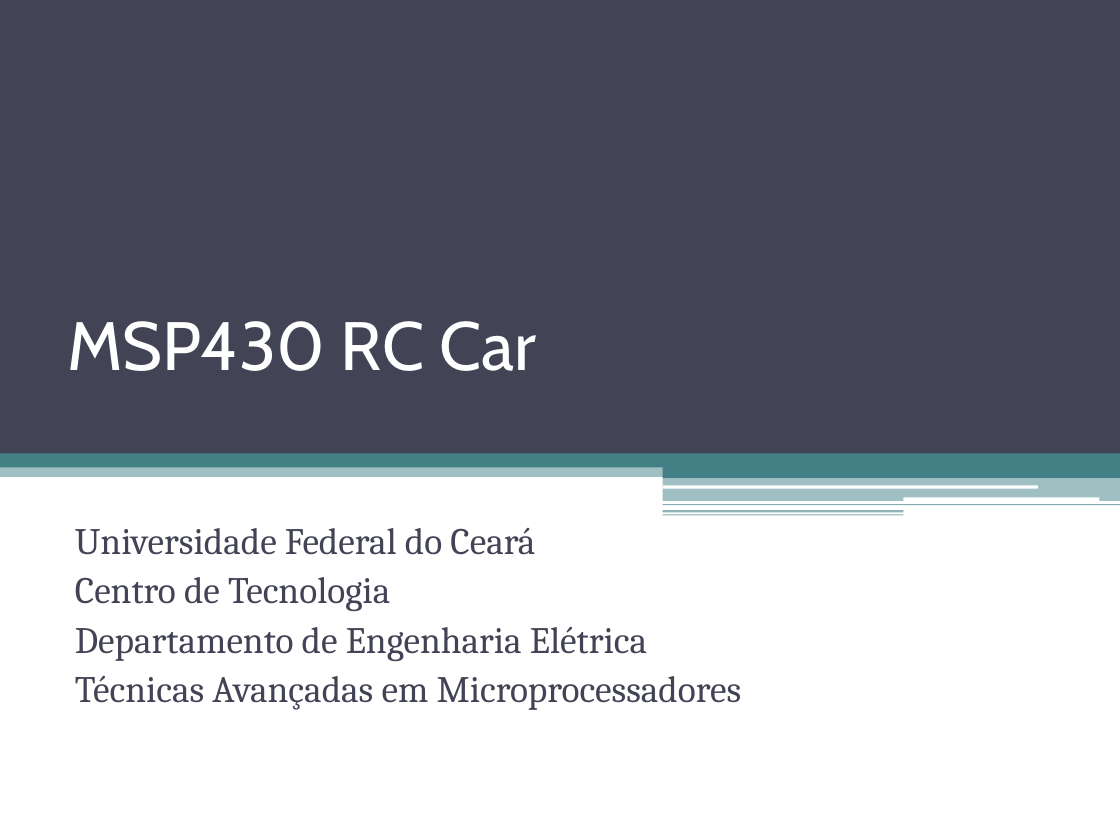
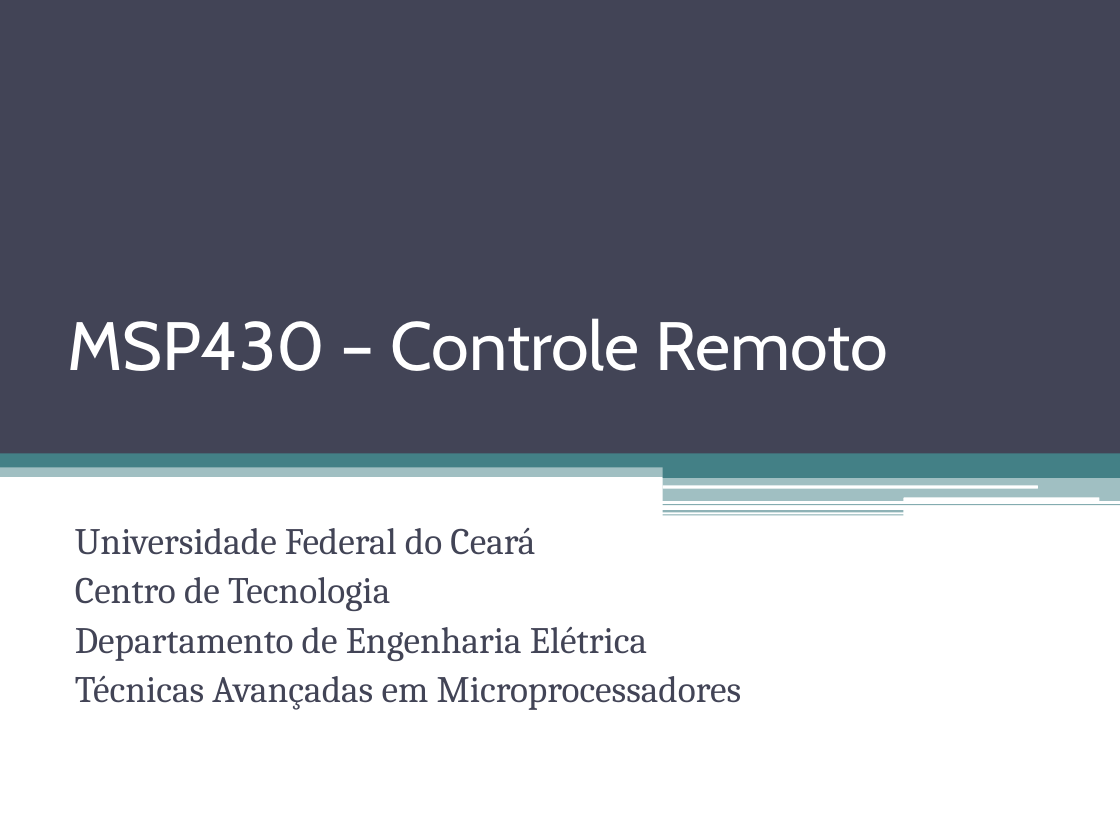
Before and after one commit to gnoahn/msp430-remote-control-car, a slide deck: slide 1 of documentos/apresentação.pptx. Drawn at 1120x840 pixels with LibreOffice and Linux fonts; fonts in the diff are those of the drawing. Boxes give left, top, right and bottom in pixels: in the first picture for what was removed or moved away, otherwise in the second. Text is boxed around its words. In the diff, an @@ line names an element or a change of style, - is before the commit and + after.

```diff
--- a/documentos/apresentação.pptx
+++ b/documentos/apresentação.pptx
@@ title at bbox=[67, 318, 888, 371]: text changed @@
-MSP430 RC Car
+MSP430 – Controle Remoto
```
Also in this commit, not shown: 3 other slides changed, 5 slides added.
